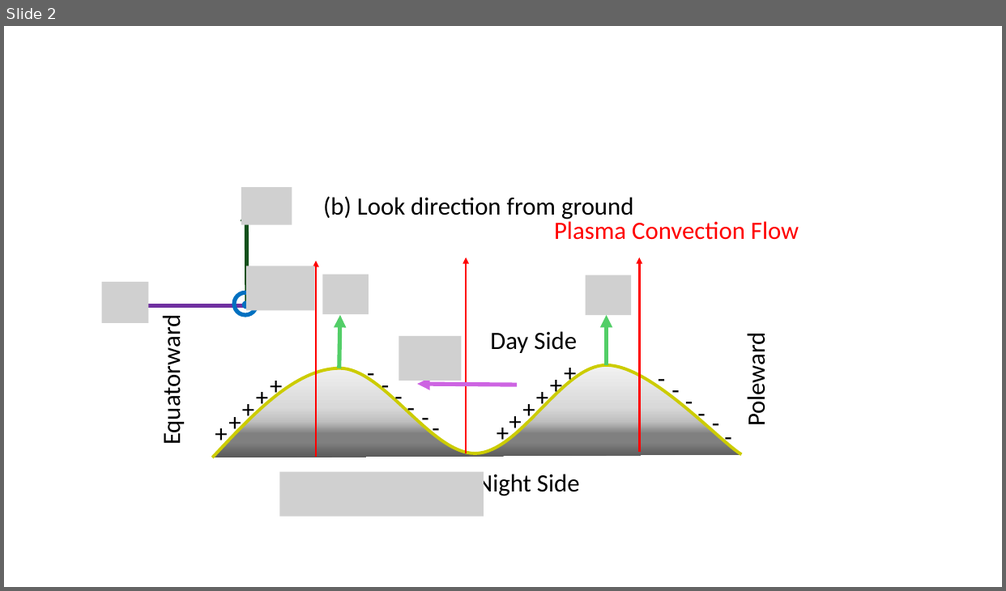
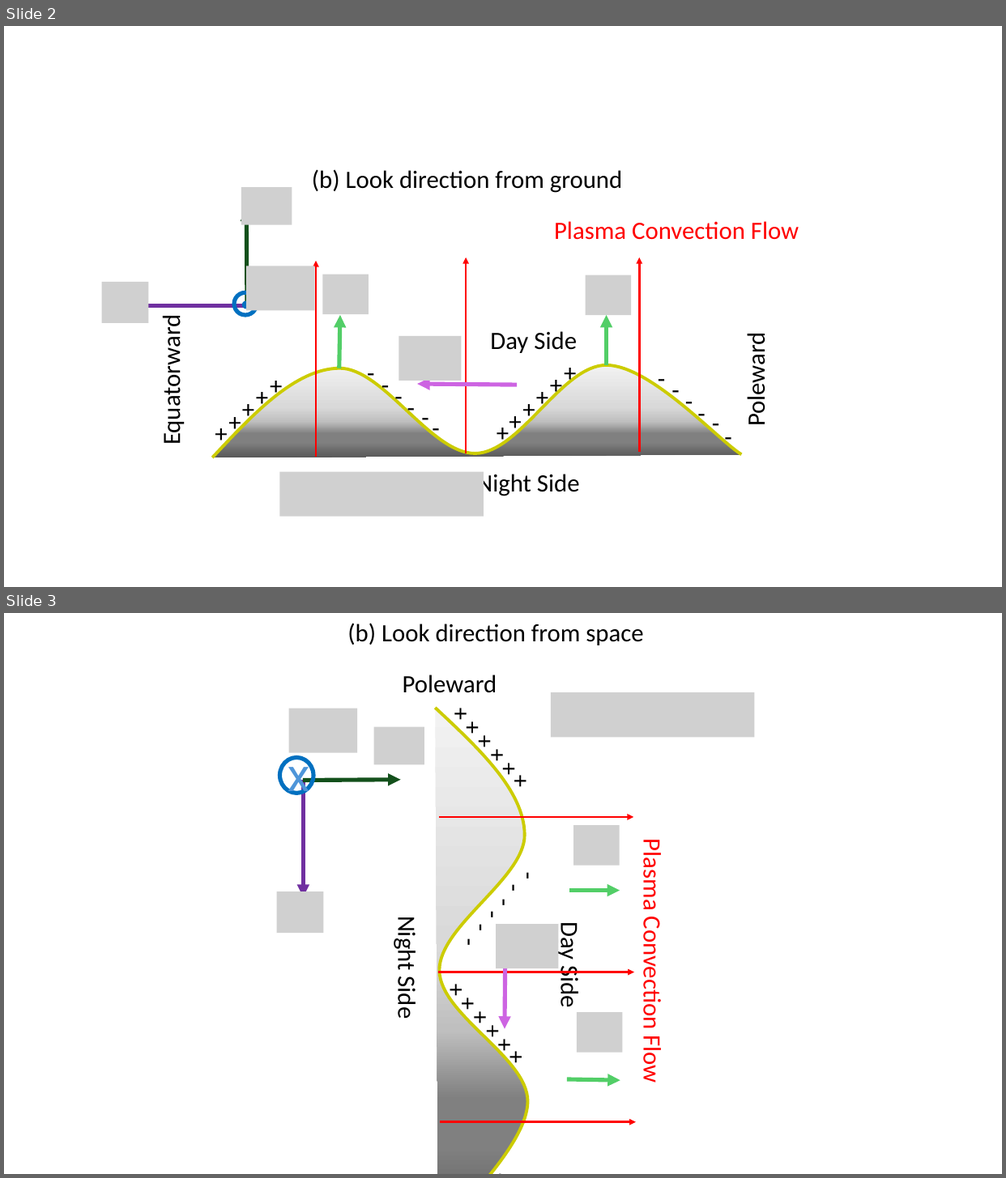
Before and after one commit to shibaji7/GDI-Flare, a slide deck: GDI.pptx. Shown one above the other, each under a label of ours: slide 2 before the commit, slides 2 and 3 after it. The pictures are 1006x591 and 1006x1178 pixels, drawn with LibreOffice and Linux fonts; fonts in the diff are those of the drawing; grey boxes stand for pictures. Boxes give left, top, right and bottom in pixels: in the first picture for what was removed or moved away, otherwise in the second. Text is boxed around its words. In the diff, an @@ line names an element or a change of style, - is before the commit and + after.

```diff
--- a/GDI.pptx
+++ b/GDI.pptx
@@ slide 3 added at [4,613,1002,1174], background #FFFFFF @@
@@ group added at [216,623,754,1174]: 28 texts, 8 arrows, 7 pictures, 1 freeform shape, 1 ellipse @@
+Night Side
++
++
++
++
++
++
+-
+-
+-
+-
+-
+-
+Day Side
+Poleward
+Plasma Convection Flow
+(b) Look direction from space
++
++
++
++
++
++
+-
+-
+-
+-
+x
@@ slide 2 changed as well @@
@@ text "(b) Look direction from ground": place and size @@
-text "(b) Look direction from ground" at [323,196,633,222]
+text "(b) Look direction from ground" at [312,169,622,193]
```
Also in this commit, not shown: 1 other slide changed, 6 other files.
